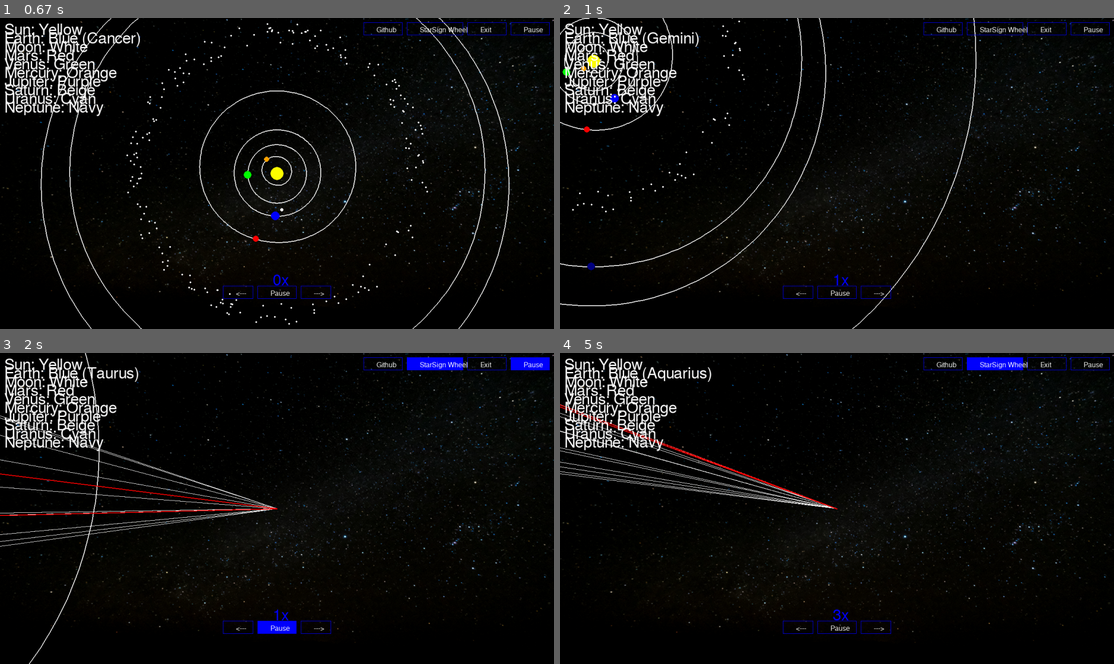
Above: before the commit, frames 1-4 (two rows, left to right).
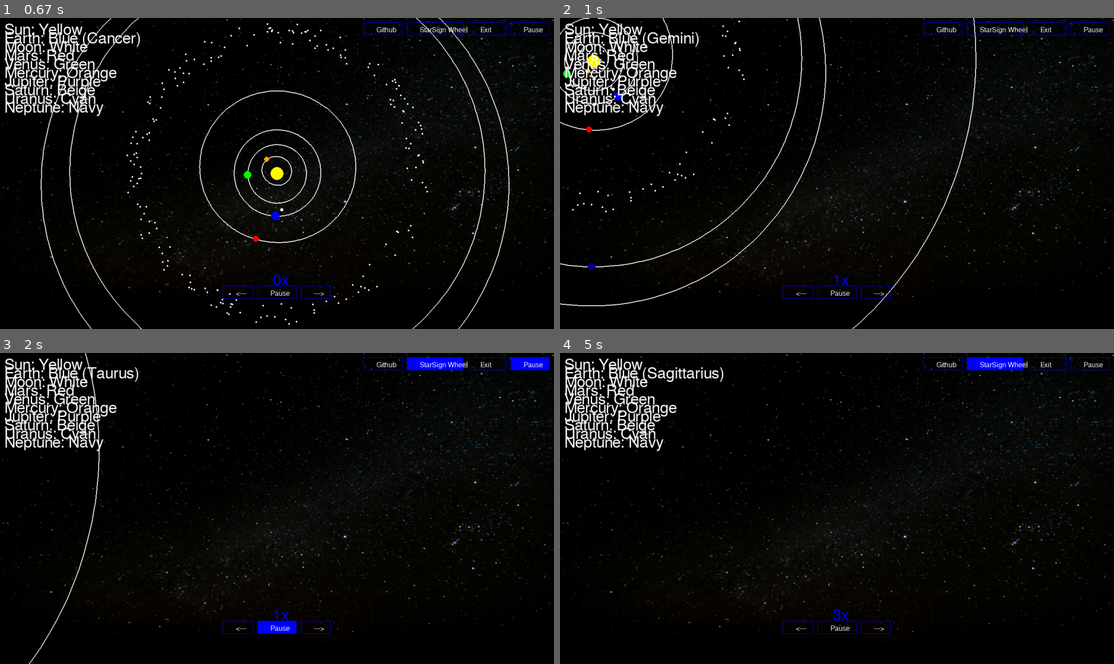
Above: after the commit, the same moments.

Repository: LBassett21/ReplicateAntikythera
Game: pygame game, started from ReplicateAntikythera/ReplicateAntikythera.py
The game is run twice, just before and just after one commit, with the same random seed, the same clock (stepped at 60 frames per second) and the same inputs.
Inputs (mouse positions are in pixels of both pictures, inside the frame that each line leads up to):
- Up to frame 1 (0.67 s): press the mouse at (277, 173) at 0.37 s; move the mouse to (188, 148) at 0.47 s; release the mouse at (105, 126) at 0.6 s
- Up to frame 2 (1 s): press the mouse at (875, 291) at 0.7 s; move the mouse to (753, 235) at 0.8 s; release the mouse at (632, 179) at 0.93 s
- Up to frame 3 (2 s): press the mouse at (382, 362) at 1.03 s; move the mouse to (432, 492) at 1.13 s; release the mouse at (487, 626) at 1.27 s; press the mouse at (277, 626) at 1.37 s; move the mouse to (182, 511) at 1.47 s; release the mouse at (94, 393) at 1.6 s; press the mouse at (432, 362) at 1.7 s; move the mouse to (315, 377) at 1.8 s; release the mouse at (199, 393) at 1.93 s
- Up to frame 4 (5 s): press the mouse at (875, 626) at 2.03 s; move the mouse to (831, 626) at 2.13 s; release the mouse at (792, 623) at 2.27 s; press the mouse at (992, 362) at 2.87 s; move the mouse to (942, 390) at 2.97 s; release the mouse at (886, 421) at 3.1 s; click (803, 415) at 3.72 s; press the mouse at (837, 626) at 4.03 s; move the mouse to (825, 514) at 4.13 s; release the mouse at (814, 402) at 4.27 s; press the mouse at (875, 626) at 4.37 s; move the mouse to (759, 511) at 4.47 s; release the mouse at (643, 393) at 4.6 s; press the mouse at (992, 362) at 4.7 s; move the mouse to (964, 458) at 4.8 s; release the mouse at (936, 555) at 4.93 s

Frame 1 is identical in both runs. In frame 2, 0.1% of the frame differs, in the area x 0-12%, y 15-82%; in frame 3, 1.7%; in frame 4, 1.9%, in the area x 0-51%, y 4-51%.

Commit message:
made time controls work with sim time system

Diff:
--- a/ReplicateAntikythera/GUI.py
+++ b/ReplicateAntikythera/GUI.py
@@ -356,6 +356,9 @@
             offset_x = zoom_center_x - scaled_mouse_x / zoom_scale
             offset_y = zoom_center_y - scaled_mouse_y / zoom_scale
 
+        time_scale = 4 - (time / 1.5)
+
+        """
         if time != 0:
             earth_speed = -0.02 * time
             mars_speed = -0.01 * time
@@ -376,6 +379,7 @@
             uranus_speed = -0.003
             neptune_speed = -0.001
             moon_speed = -0.1
+        """
 
         clock = pygame.time.Clock()
 
@@ -665,30 +669,40 @@
         pygame.draw.rect(screen, BLUE, showstar_button_rect)
         screen.blit(showstar_button_text, showstar_button_rect.move(30,10))
 
-        triangle0 = ((int(sun_pos[0]), int(sun_pos[1])), (zodiac_line_points[0]), (zodiac_line_points[1]))
+        for i in range(0, 12):
+            triangle = (
+                (scaled_sun_pos[0] / zoom_scale, scaled_sun_pos[1] / zoom_scale),
+                (zodiac_line_points[i][0] / zoom_scale, zodiac_line_points[i][1] / zoom_scale),
+                (zodiac_line_points[(i + 1) % 12][0] / zoom_scale, zodiac_line_points[(i + 1) % 12][1] / zoom_scale)
+            )
+            pygame.draw.polygon(screen, WHITE, triangle, 1)
+
+            """
+        triangle0 = ((int(scaled_sun_pos[0]), int(scaled_sun_pos[1])), (zodiac_line_points[0]), (zodiac_line_points[1]))
         pygame.draw.polygon(screen, WHITE, triangle0, 1)
-        triangle1 = ((int(sun_pos[0]), int(sun_pos[1])), (zodiac_line_points[1]), (zodiac_line_points[2]))
+        triangle1 = ((int(scaled_sun_pos[0]), int(scaled_sun_pos[1])), (zodiac_line_points[1]), (zodiac_line_points[2]))
         pygame.draw.polygon(screen, WHITE, triangle1, 1)
-        triangle2 = ((int(sun_pos[0]), int(sun_pos[1])), (zodiac_line_points[2]), (zodiac_line_points[3]))
+        triangle2 = ((int(scaled_sun_pos[0]), int(scaled_sun_pos[1])), (zodiac_line_points[2]), (zodiac_line_points[3]))
         pygame.draw.polygon(screen, WHITE, triangle2, 1)
-        triangle3 = ((int(sun_pos[0]), int(sun_pos[1])), (zodiac_line_points[3]), (zodiac_line_points[4]))
+        triangle3 = ((int(scaled_sun_pos[0]), int(scaled_sun_pos[1])), (zodiac_line_points[3]), (zodiac_line_points[4]))
         pygame.draw.polygon(screen, WHITE, triangle3, 1)
-        triangle4 = ((int(sun_pos[0]), int(sun_pos[1])), (zodiac_line_points[4]), (zodiac_line_points[5]))
+        triangle4 = ((int(scaled_sun_pos[0]), int(scaled_sun_pos[1])), (zodiac_line_points[4]), (zodiac_line_points[5]))
         pygame.draw.polygon(screen, WHITE, triangle4, 1)
-        triangle5 = ((int(sun_pos[0]), int(sun_pos[1])), (zodiac_line_points[5]), (zodiac_line_points[6]))
+        triangle5 = ((int(scaled_sun_pos[0]), int(scaled_sun_pos[1])), (zodiac_line_points[5]), (zodiac_line_points[6]))
         pygame.draw.polygon(screen, WHITE, triangle5, 1)
-        triangle6 = ((int(sun_pos[0]), int(sun_pos[1])), (zodiac_line_points[6]), (zodiac_line_points[7]))
+        triangle6 = ((int(scaled_sun_pos[0]), int(scaled_sun_pos[1])), (zodiac_line_points[6]), (zodiac_line_points[7]))
         pygame.draw.polygon(screen, WHITE, triangle6, 1)
-        triangle7 = ((int(sun_pos[0]), int(sun_pos[1])), (zodiac_line_points[7]), (zodiac_line_points[8]))
+        triangle7 = ((int(scaled_sun_pos[0]), int(scaled_sun_pos[1])), (zodiac_line_points[7]), (zodiac_line_points[8]))
         pygame.draw.polygon(screen, WHITE, triangle7, 1)
-        triangle8 = ((int(sun_pos[0]), int(sun_pos[1])), (zodiac_line_points[8]), (zodiac_line_points[9]))
+        triangle8 = ((int(scaled_sun_pos[0]), int(scaled_sun_pos[1])), (zodiac_line_points[8]), (zodiac_line_points[9]))
         pygame.draw.polygon(screen, WHITE, triangle8, 1)
-        triangle9 = ((int(sun_pos[0]), int(sun_pos[1])), (zodiac_line_points[9]), (zodiac_line_points[10]))
+        triangle9 = ((int(scaled_sun_pos[0]), int(scaled_sun_pos[1])), (zodiac_line_points[9]), (zodiac_line_points[10]))
         pygame.draw.polygon(screen, WHITE, triangle9, 1)
-        triangle10 = ((int(sun_pos[0]), int(sun_pos[1])), (zodiac_line_points[10]), (zodiac_line_points[11]))
+        triangle10 = ((int(scaled_sun_pos[0]), int(scaled_sun_pos[1])), (zodiac_line_points[10]), (zodiac_line_points[11]))
         pygame.draw.polygon(screen, WHITE, triangle10, 1)
-        triangle11 = ((int(sun_pos[0]), int(sun_pos[1])), (zodiac_line_points[11]), (zodiac_line_points[0]))
+        triangle11 = ((int(scaled_sun_pos[0]), int(scaled_sun_pos[1])), (zodiac_line_points[11]), (zodiac_line_points[0]))
         pygame.draw.polygon(screen, WHITE, triangle11, 1)
+        """
 
 
         special_font = pygame.font.SysFont("Arial", 60)
@@ -696,15 +710,29 @@
 
 
        # screen.blit(text1_surface, (width // 2 - 100, height // 2 ))
-        screen.blit(text1_surface, ((zodiac_line_points[current_sign_index])))
-
+        screen.blit(text1_surface, ((zodiac_line_points[current_sign_index][0] / zoom_scale, zodiac_line_points[current_sign_index][1] / zoom_scale)))
+
+        """
         if current_sign_index > 0:
-            triangle = ((int(sun_pos[0]), int(sun_pos[1])), (zodiac_line_points[current_sign_index]), (zodiac_line_points[current_sign_index - 1]))
+            triangle = (
+                (scaled_sun_pos[0] / zoom_scale, scaled_sun_pos[1] / zoom_scale),
+                (zodiac_line_points[current_sign_index][0] / zoom_scale, zodiac_line_points[current_sign_index][1] / zoom_scale),
+                (zodiac_line_points[current_sign_index - 1][0] / zoom_scale, zodiac_line_points[current_sign_index - 1][1] / zoom_scale),
+            )
+            #triangle = ((int(scaled_sun_pos[0]), int(scaled_sun_pos[1])), (zodiac_line_points[current_sign_index]), (zodiac_line_points[current_sign_index - 1]))
             pygame.draw.polygon(screen, RED, triangle, 2)
-            #pygame.draw.line(screen, TRANSPARENTBLUE, ( (int(sun_pos[0]), int(sun_pos[1])), (zodiac_line_points[current_sign_index])))
+            #pygame.draw.line(screen, TRANSPARENTBLUE, ( (int(scaled_sun_pos[0]), int(scaled_sun_pos[1])), (zodiac_line_points[current_sign_index])))
         else:
-            triangle = ((int(sun_pos[0]), int(sun_pos[1])), (zodiac_line_points[current_sign_index]), (zodiac_line_points[current_sign_index - 1]))
+            triangle = ((int(scaled_sun_pos[0]), int(scaled_sun_pos[1])), (zodiac_line_points[current_sign_index]), (zodiac_line_points[current_sign_index - 1]))
             pygame.draw.polygon(screen, RED, triangle, 2)
+            """
+
+        triangle = (
+            (scaled_sun_pos[0] / zoom_scale, scaled_sun_pos[1] / zoom_scale),
+            (zodiac_line_points[current_sign_index][0] / zoom_scale, zodiac_line_points[current_sign_index][1] / zoom_scale),
+            (zodiac_line_points[current_sign_index - 1][0] / zoom_scale, zodiac_line_points[current_sign_index - 1][1] / zoom_scale),
+        )
+        pygame.draw.polygon(screen, RED, triangle, 2)
 
     for i, (planet, color) in enumerate(key_text.items()):
         if planet == "Earth":
Binary file changed: ReplicateAntikythera/antikythera_database.db
